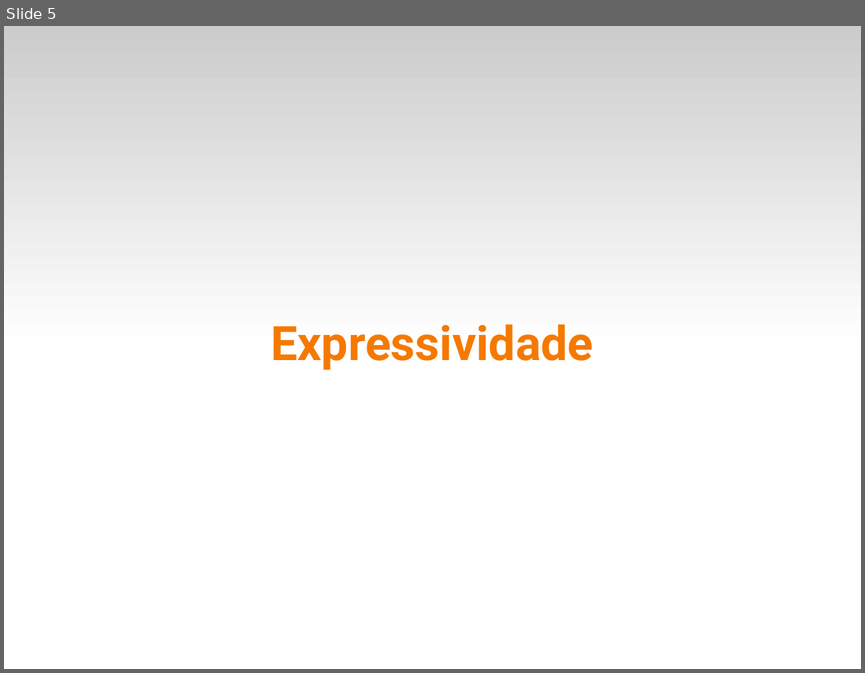
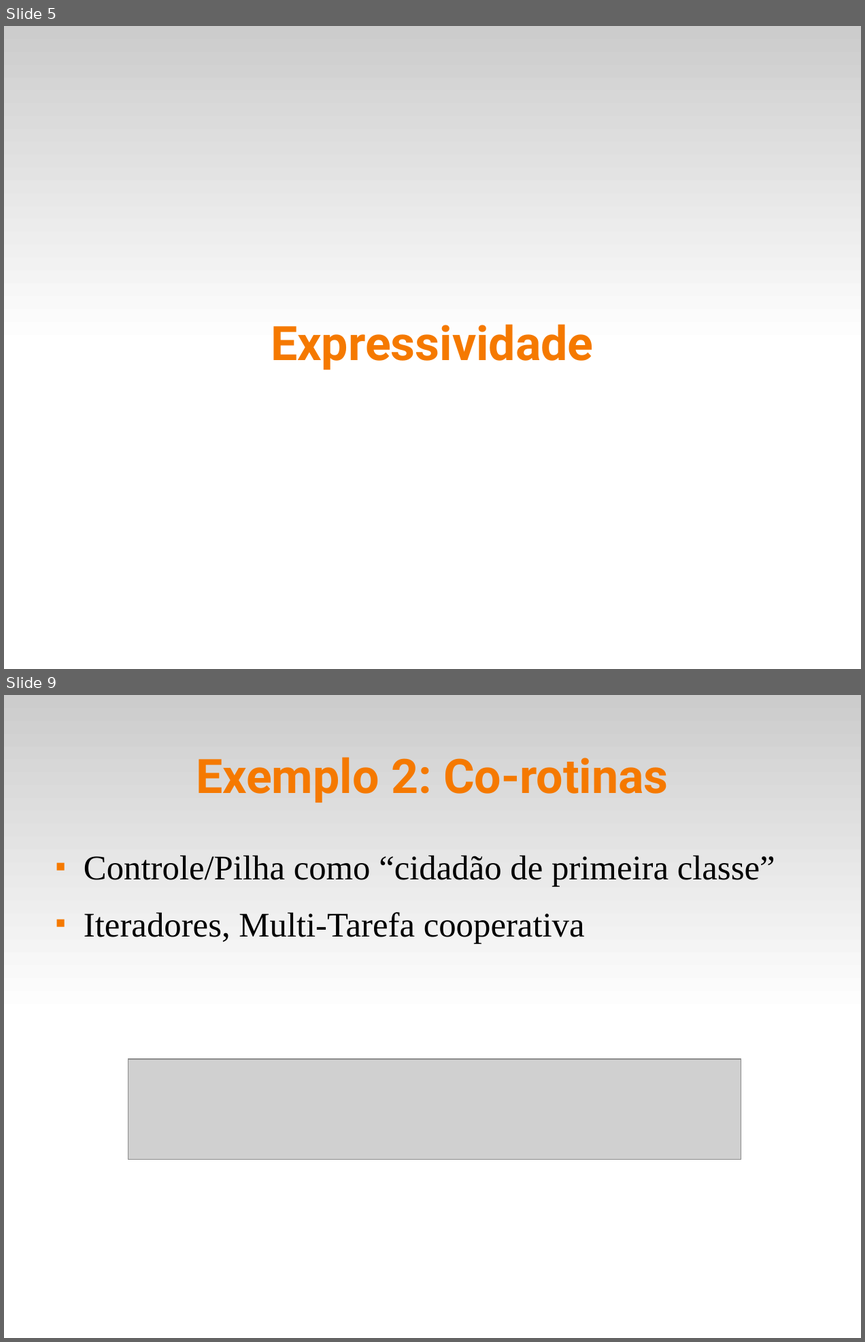
Before and after one commit to fsantanna-uerj/EDL, a slide deck: slides/lua.odp. Shown one above the other, each under a label of ours: slide 5 before the commit, slides 5 and 9 after it; the slides between them are not shown. The pictures are 865x673 and 865x1342 pixels, drawn with LibreOffice and Linux fonts; fonts in the diff are those of the drawing; grey boxes stand for pictures. Boxes give left, top, right and bottom in pixels: in the first picture for what was removed or moved away, otherwise in the second. Text is boxed around its words. In the diff, an @@ line names an element or a change of style, - is before the commit and + after.

```diff
--- a/slides/lua.odp
+++ b/slides/lua.odp
@@ slide 9 added at bbox=[4, 695, 861, 1338], background #FFFFFF; not listed: 1 template element that a slide beside it also shows @@
@@ title added at bbox=[196, 757, 668, 802], 44 pt, text #F57900, bold @@
+Exemplo 2: Co-rotinas
@@ text added at bbox=[84, 855, 775, 943], 32 pt, text #000000 @@
+■ Controle/Pilha como “cidadão de primeira classe”
+■ Iteradores, Multi-Tarefa cooperativa
@@ picture added at bbox=[128, 1059, 741, 1159] @@
```
Also in this commit, not shown: 4 other slides added, 5 other files.
